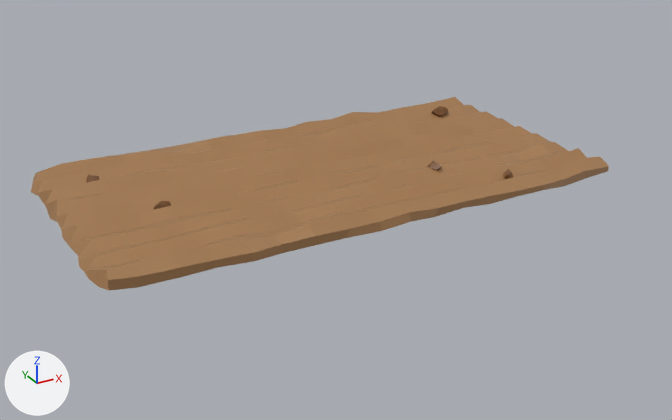
One commit to the FBX model LD01/Assets/Models/Veld.fbx: the scene before it, then after it.
Camera for both pictures: a 50 mm camera at (-13.13, -25.14, 11.12) aimed at (-0.06, -1.38, -0.76). The lights are fixed; the arrows at lower left show +X, +Y and +Z.

The first picture shows 'Veld'.
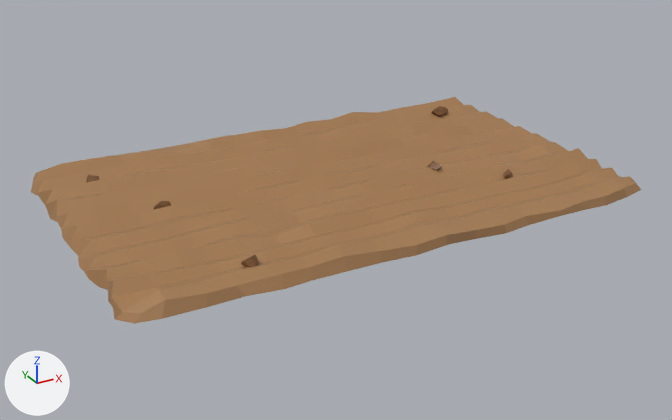
Location of each change, (x1, y1, x2, y2) in pixels of the pictures (672 x 420 px):
'Veld', reshaped (17% taller): before (31, 97, 609, 291); after (31, 97, 641, 324)
part 1 of me_cube_001, added: after (241, 254, 259, 268)
part 2 of me_cube_001, built on: before (108, 157, 609, 291); after (108, 159, 641, 324)

What the commit changed:
me_cube_001 is used by ob_veld; location (0.0, 0.0, 0.0).
me_cube_001 had 502 vertices, 456 faces and spanned x -8.5..8.7, y -4.6..4.4, z -0.1..0.5.
me_cube_001 now has 600 vertices, 548 faces and spans x -8.5..8.7, y -6.5..4.4, z -0.3..0.5.
me_cube_001 part 1: the loose piece of 18 vertices spanning x -5.8..-5.3, y -1.1..-0.7, z 0.0..0.5 is copied, and the copy is scaled about its middle by (-0.904, -0.949, 0.938), then moved by (0.8, -4.5, 0.0); it spans x -5.0..-4.5, y -5.6..-5.2, z 0.1..0.5.
Part 2, on me_cube_001:
17 vertices are removed from x -7.5..8.5, y -4.6..-4.4, z -0.1..0.2.
19 faces are deleted.
7 vertices in x -6.4..2.7, y -4.5..-3.1, z 0.1..0.4 move by (0.1, 0.0, 0.0).
4 vertices in x -5.4..4.7, y -4.6..-4.0, z 0.1..0.4 move by (-0.1, 0.0, 0.0).
3 vertices in x -5.3..-1.3, y -4.5..-3.0, z 0.1..0.3 move by (-0.2, 0.0, 0.0).
1 vertex moves from x 8.4, y -4.0, z 0.4 to x 8.2, y -4.0, z 0.3.
78 vertices are added at x -8.4..8.5, y -6.5..-4.4, z -0.3..0.4.
6 new vertices lie (0.0, -0.4, 0.2) away from vertices in x -7.3..7.4, y -4.5..-4.4, z 0.1..0.2.
5 new vertices lie (0.0, -0.5, 0.2) away from vertices in x -3.4..7.4, y -5.3..-5.2, z 0.1..0.2.
8 new vertices lie (1.0, 0.0, 0.0) away from vertices in x -6.4..4.7, y -6.4..-5.7, z -0.1..0.3.
95 new faces join them.
